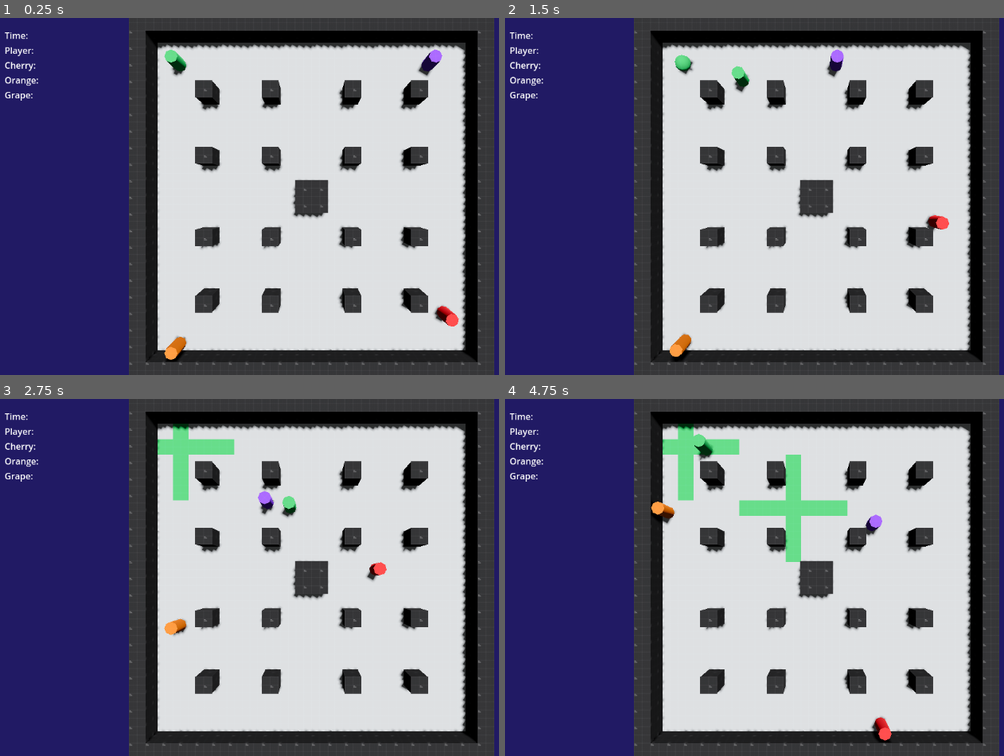
Above: before the commit, frames 1-4 (two rows, left to right).
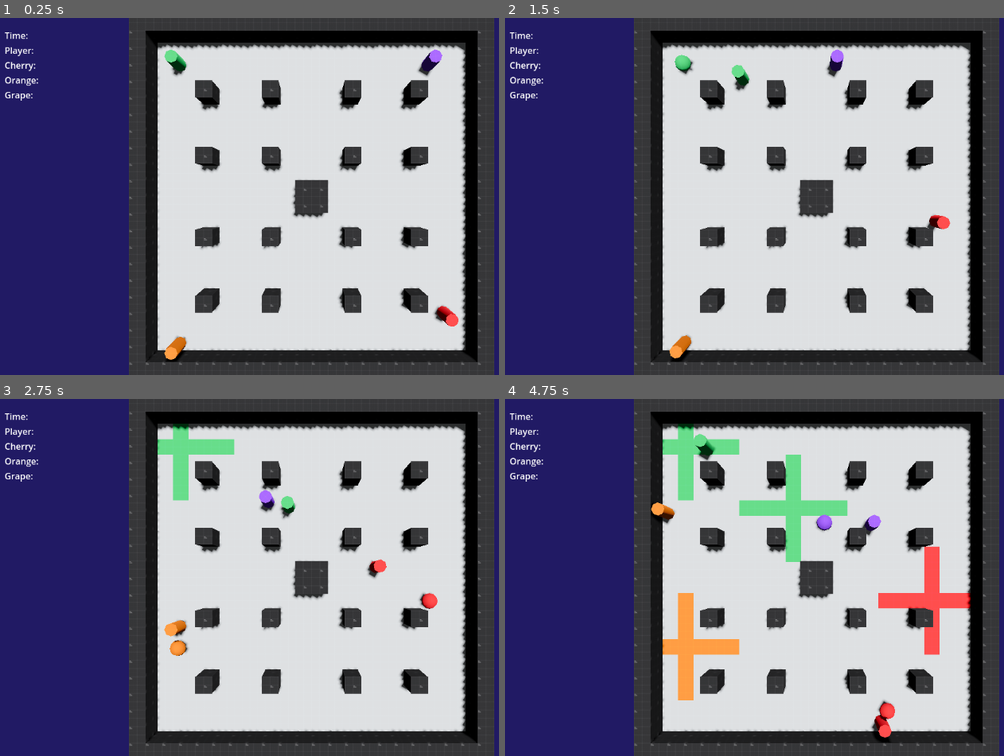
Above: after the commit, the same moments.

Repository: Urutau-Games/ink-crew
Game: Godot game, scene res://match.tscn
The game is run twice, just before and just after one commit, with the same random seed, the same clock (stepped at 60 frames per second) and the same inputs.
Inputs:
- Up to frame 1 (0.25 s): no input
- Up to frame 2 (1.5 s): hold D (walk_right) 0.53-1.28 s; tap Space (drop_bomb) at 0.6, 1.35 s; hold S (walk_backward) from 1.28 s (still down)
- Up to frame 3 (2.75 s): release S (walk_backward) at 2.03 s; hold D (walk_right) from 2.03 s (still down); tap Space (drop_bomb) at 2.1 s
- Up to frame 4 (4.75 s): release D (walk_right) at 2.78 s; hold W (walk_forward) 2.78-3.53 s; tap Space (drop_bomb) at 2.85, 3.6, 4.35 s; hold A (walk_left) from 3.53 s (still down)

The runs differ from the first frame. In frame 1, less than 0.1% of the frame differs, in the area x 85-93%, y 10-87%; in frame 2, 0.2%; in frame 3, 0.6%; in frame 4, 3.6%, in the area x 29-94%, y 9-96%.

Commit message:
Fix issue that would make npc behavior conflict on different framerates

Diff:
--- a/human_player_controller.gd
+++ b/human_player_controller.gd
@@ -2,9 +2,9 @@
 class_name HumanPlayerController
 
 func get_input() -> InputPackage:
-	var input := InputPackage.new()
+	var new_input := InputPackage.new()
 
-	input.bomb_dropped = Input.is_action_just_pressed("drop_bomb")
-	input.direction = Input.get_vector("walk_left", "walk_right", "walk_forward", "walk_backward")
+	new_input.bomb_dropped = Input.is_action_just_pressed("drop_bomb")
+	new_input.direction = Input.get_vector("walk_left", "walk_right", "walk_forward", "walk_backward")
 
-	return input
+	return new_input
--- a/player.gd
+++ b/player.gd
@@ -22,14 +22,12 @@
 	%Visuals.set_color(bomb_color)
 
 func _process(_delta: float) -> void:
-	var input = input_controler.get_input()
-
-	if(input.bomb_dropped and _available_bombs > 0):
+	if(input_controler.input.bomb_dropped and _available_bombs > 0):
 		_drop_bomb()
 		_available_bombs -= 1
 
 func _physics_process(delta: float) -> void:
-	var direction := input_controler.get_input().direction.normalized()
+	var direction = input_controler.input.direction.normalized()
 
 	_rotate_visuals(direction, delta)
 	_apply_movement(direction, delta)
--- a/player_controller.gd
+++ b/player_controller.gd
@@ -1,10 +1,18 @@
 @abstract
 class_name InputController
 extends Node
+
+var input: InputPackage
+
+func _init() -> void:
+	input = InputPackage.new()
+
+func _process(_delta: float) -> void:
+	input = get_input()
 
 @abstract
 func get_input() -> InputPackage
 
 class InputPackage:
-	var direction: Vector2
-	var bomb_dropped: bool
+	var direction: Vector2 = Vector2.ZERO
+	var bomb_dropped: bool = false
--- a/random_npc_controller.gd
+++ b/random_npc_controller.gd
@@ -22,14 +22,12 @@
 func _start_walk_timer():
 	_walk_timer = Timer.new()
 	_walk_timer.timeout.connect(_on_walk_timer_timeout)
-	_walk_timer.one_shot = false
 	add_child(_walk_timer)
 	_walk_timer.start(randf_range(min_walk_time, max_walk_time))
 
 func _start_bomb_timer():
 	_bomb_timer = Timer.new()
 	_bomb_timer.timeout.connect(_on_bomb_timer_timeout)
-	_bomb_timer.one_shot = false
 	add_child(_bomb_timer)
 	_bomb_timer.start(bomb_time)
 
@@ -40,11 +38,11 @@
 	_randomize_direction()
 
 func get_input() -> InputPackage:
-	var input := InputPackage.new()
-	input.direction = _current_direction
-	input.bomb_dropped = _drop_bomb
+	var new_input := InputPackage.new()
+	new_input.direction = _current_direction
+	new_input.bomb_dropped = _drop_bomb
 
 	if(_drop_bomb):
 		_drop_bomb = false
 
-	return input
+	return new_input
